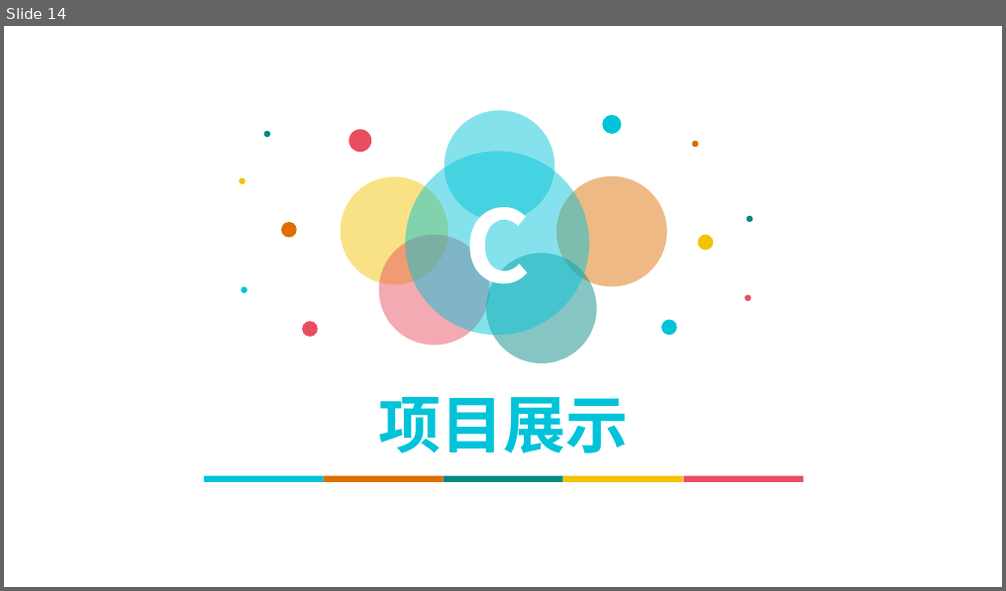
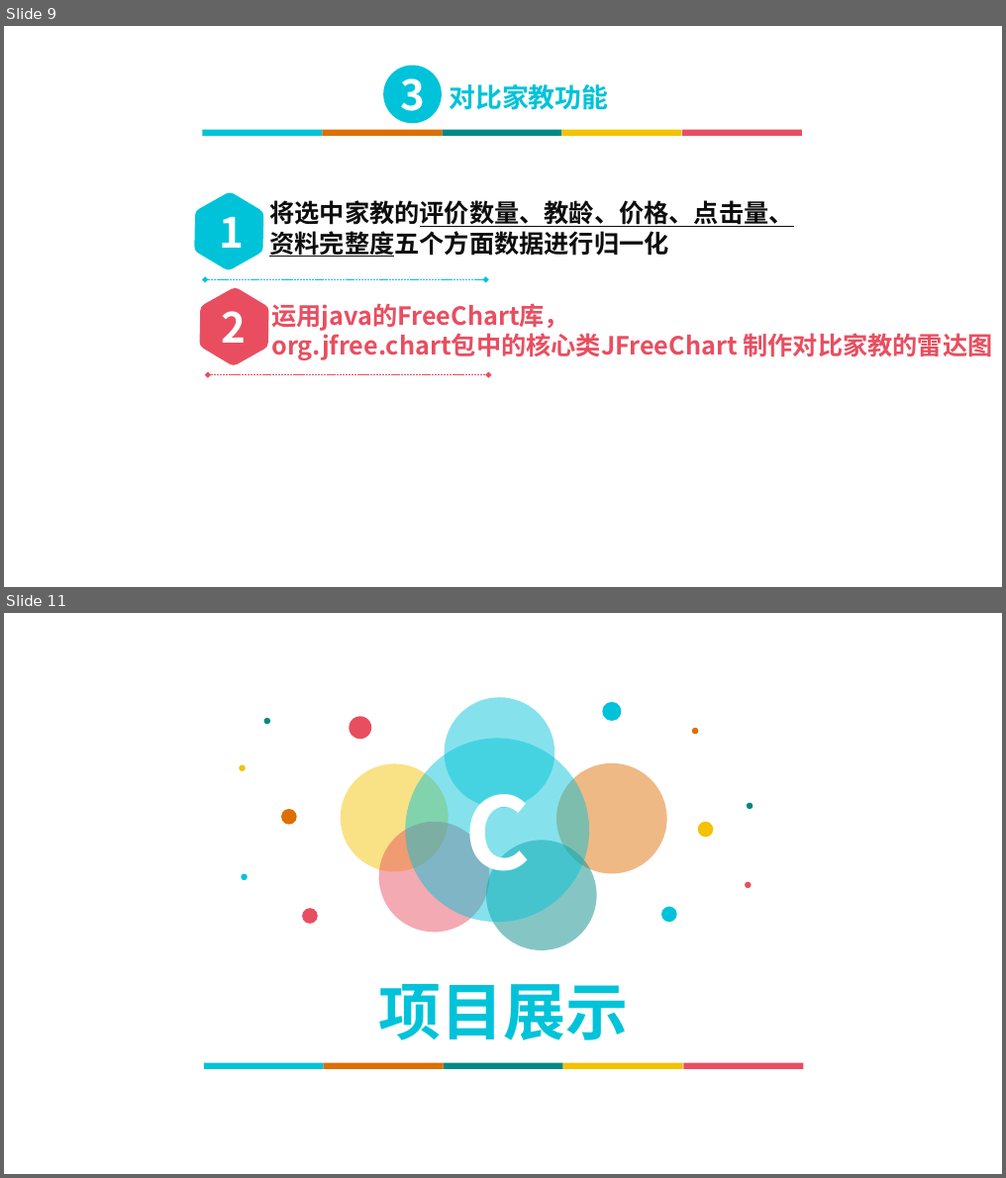
Before and after one commit to liuxiaoqian0724/7plusplus_Project, a slide deck: 2019大三下学期项目展示成果/青蓝家教.pptx. Shown one above the other, each under a label of ours: slide 14 before the commit, slides 9 and 11 after it; the slides between them are not shown. The pictures are 1006x591 and 1006x1178 pixels, drawn with LibreOffice and Linux fonts; fonts in the diff are those of the drawing; background and template pictures are left out. Boxes give left, top, right and bottom in pixels: in the first picture for what was removed or moved away, otherwise in the second. Text is boxed around its words. In the diff, an @@ line names an element or a change of style, - is before the commit and + after.

```diff
--- a/2019大三下学期项目展示成果/青蓝家教.pptx
+++ b/2019大三下学期项目展示成果/青蓝家教.pptx
@@ slide 9 added at <box>4,26,1002,587</box>, background picture (left out) @@
@@ ellipse added at <box>383,65,442,123</box>, fill #00C3D9, 40 pt, text #FFFFFF, bold @@
+3
@@ text added at <box>449,84,608,110</box>, 32 pt, text #00C3D9, bold, small capitals @@
+对比家教功能
@@ group added at <box>202,129,802,135</box>: 5 rectangles @@
@@ freeform shape added at <box>178,182,279,280</box>, fill #00C3D9 @@
@@ text added at <box>269,200,793,257</box>, 24 pt, text #0D0D0D, bold, underline @@
+将选中家教的评价数量、教龄、价格、点击量、
+资料完整度五个方面数据进行归一化
@@ text added at <box>219,217,244,248</box>, 40 pt, text #FFFFFF, bold @@
+1
@@ freeform shape added at <box>183,277,284,376</box>, fill #E94E60 @@
@@ double arrow added from (205, 279) to (486, 279), #00C3D9 0.75 pt dashed @@
@@ text added at <box>221,311,246,343</box>, 40 pt, text #FFFFFF, bold @@
+2
@@ text added at <box>271,303,992,361</box>, 24 pt, text #E94E60, bold @@
+运用java的FreeChart库，
+org.jfree.chart包中的核心类JFreeChart 制作对比家教的雷达图
@@ double arrow added from (208, 375) to (488, 375), #E94E60 0.75 pt dashed @@
@@ what was slide 14 is now slide 11 @@
```
Also in this commit, not shown: 4 slides changed, 5 other slides added, 12 slides removed, 6 other files.
